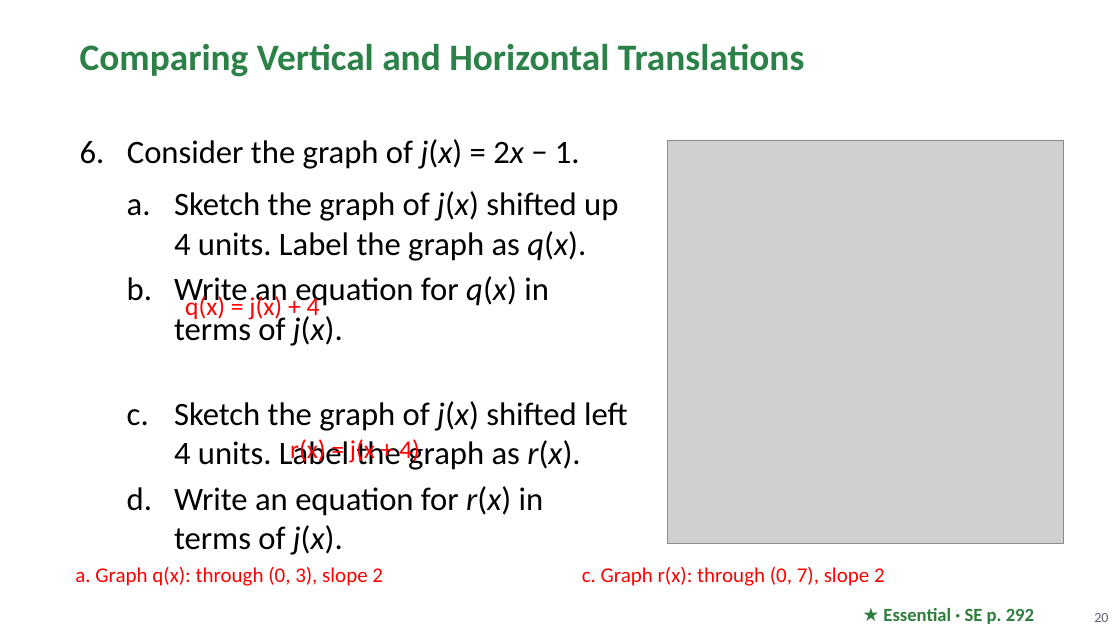
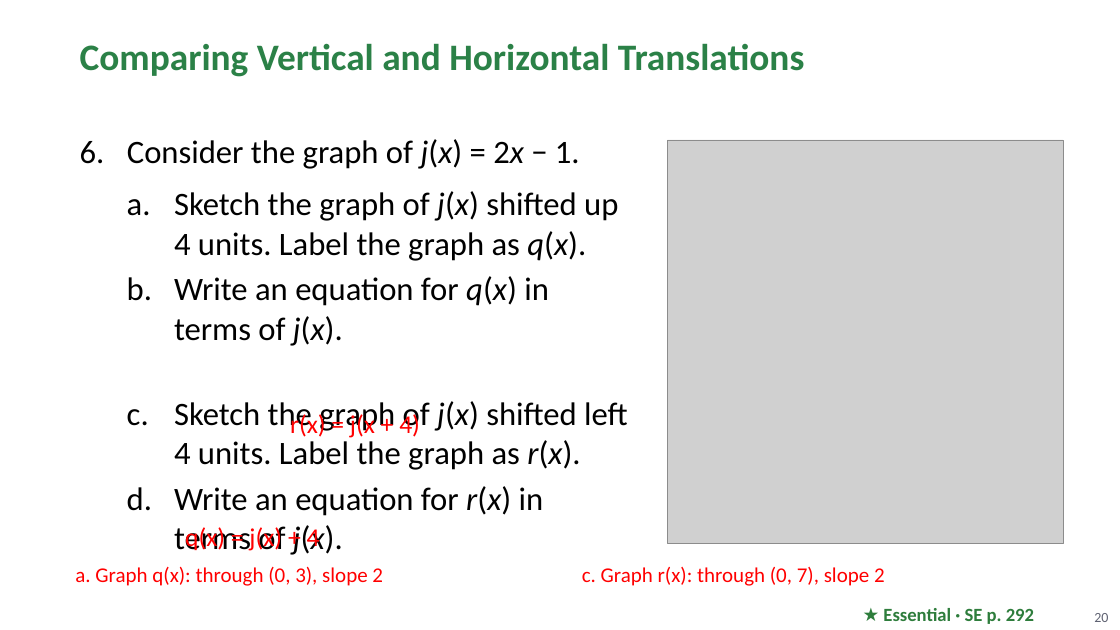
Before and after one commit to Apolloat2022/Algebra1M2U1L4, a slide deck: slide 20 of Module 2 topic 2/BLMathematics_AlgI_M2_T2_L2_LessonSlides_ENG_with_answers.pptx. Drawn at 1120x630 pixels with LibreOffice and Linux fonts; fonts in the diff are those of the drawing; grey boxes stand for pictures; background and template pictures are left out. Boxes give left, top, right and bottom in pixels: in the first picture for what was removed or moved away, otherwise in the second. Text is boxed around its words. In the diff, an @@ line names an element or a change of style, - is before the commit and + after.

```diff
--- a/Module 2 topic 2/BLMathematics_AlgI_M2_T2_L2_LessonSlides_ENG_with_answers.pptx
+++ b/Module 2 topic 2/BLMathematics_AlgI_M2_T2_L2_LessonSlides_ENG_with_answers.pptx
@@ text "r(x) = j(x + 4)" moved from (x1=290, y1=439, x2=420, y2=465) to (x1=290, y1=412, x2=420, y2=438) @@
@@ text "q(x) = j(x) + 4" moved from (x1=185, y1=294, x2=320, y2=321) to (x1=185, y1=525, x2=320, y2=552) @@
```
Also in this commit, not shown: 9 other slides changed, 4 other files.
